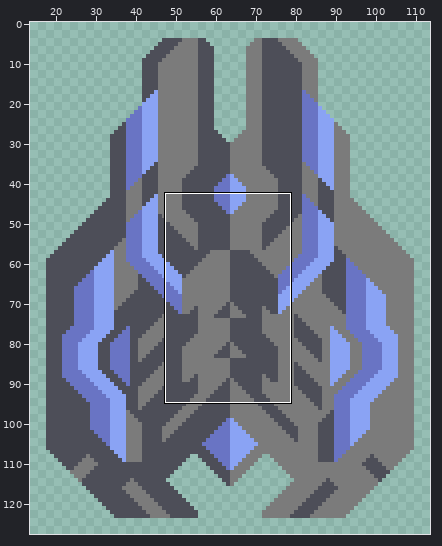
File history of a sprite sheet, sprites/blocks/turrets/black-hole.png. The picture above shows the old version from afar; the outline marks the close-up.
Close-up. Before:
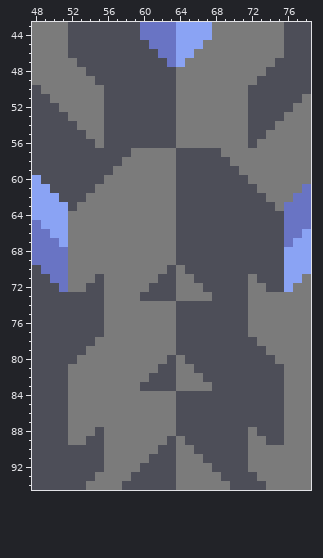
The file is 128x128 pixels. Shown: x 48..78, y 43..94. The wide view leaves out empty margins.
The result:
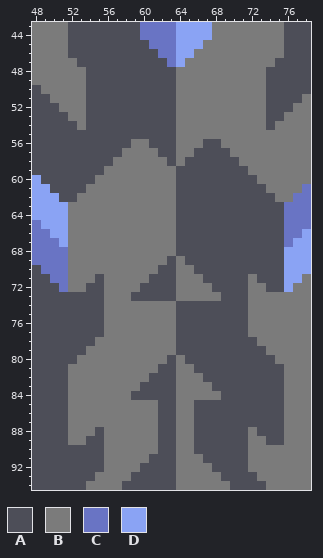
Palette (. is transparent): A #4d4e58  B #7b7b7b  C #6974c4  D #8aa3f4
The exact change:
{"y":49,"x":54,"old":"B","new":"A"}
{"y":49,"x":73,"old":"A","new":"B"}
{"y":50,"x":54,"old":"BB","new":"AA"}
{"y":50,"x":72,"old":"AA","new":"BB"}
{"y":51,"x":54,"old":"BB","new":"AA"}
{"y":51,"x":72,"old":"AA","new":"BB"}
{"y":52,"x":54,"old":"BB","new":"AA"}
{"y":52,"x":72,"old":"AA","new":"BB"}
{"y":53,"x":54,"old":"BB","new":"AA"}
{"y":53,"x":72,"old":"AA","new":"BB"}
{"y":54,"x":54,"old":"BB","new":"AA"}
{"y":54,"x":72,"old":"AA","new":"BB"}
{"y":55,"x":54,"old":"BB","new":"AA"}
{"y":55,"x":72,"old":"AA","new":"BB"}
{"y":56,"x":55,"old":"B","new":"A"}
{"y":56,"x":59,"old":"AA","new":"BB"}
{"y":56,"x":67,"old":"BB","new":"AA"}
{"y":56,"x":72,"old":"A","new":"B"}
{"y":57,"x":58,"old":"A","new":"B"}
{"y":57,"x":62,"old":"BBAA","new":"AABB"}
{"y":57,"x":69,"old":"B","new":"A"}
{"y":58,"x":57,"old":"A","new":"B"}
{"y":58,"x":63,"old":"BA","new":"AB"}
{"y":58,"x":70,"old":"B","new":"A"}
{"y":59,"x":56,"old":"A","new":"B"}
{"y":59,"x":71,"old":"B","new":"A"}
{"y":60,"x":55,"old":"A","new":"B"}
{"y":60,"x":72,"old":"B","new":"A"}
{"y":61,"x":54,"old":"A","new":"B"}
{"y":61,"x":73,"old":"B","new":"A"}
{"y":62,"x":53,"old":"A","new":"B"}
{"y":62,"x":74,"old":"B","new":"A"}
{"y":63,"x":52,"old":"A","new":"B"}
{"y":63,"x":75,"old":"B","new":"A"}
{"y":69,"x":63,"old":"BA","new":"AB"}
{"y":70,"x":62,"old":"B","new":"A"}
{"y":70,"x":65,"old":"A","new":"B"}
{"y":71,"x":61,"old":"B","new":"A"}
{"y":71,"x":66,"old":"A","new":"B"}
{"y":72,"x":60,"old":"B","new":"A"}
{"y":72,"x":67,"old":"A","new":"B"}
{"y":73,"x":59,"old":"B","new":"A"}
{"y":73,"x":68,"old":"A","new":"B"}
{"y":84,"x":59,"old":"BBBBBAAAAA","new":"AAAAABBBBB"}
{"y":85,"x":62,"old":"BBAA","new":"AABB"}
{"y":86,"x":62,"old":"BBAA","new":"AABB"}
{"y":87,"x":62,"old":"BBAA","new":"AABB"}
{"y":88,"x":62,"old":"BBAA","new":"AABB"}
{"y":89,"x":62,"old":"B","new":"A"}
{"y":89,"x":65,"old":"A","new":"B"}
